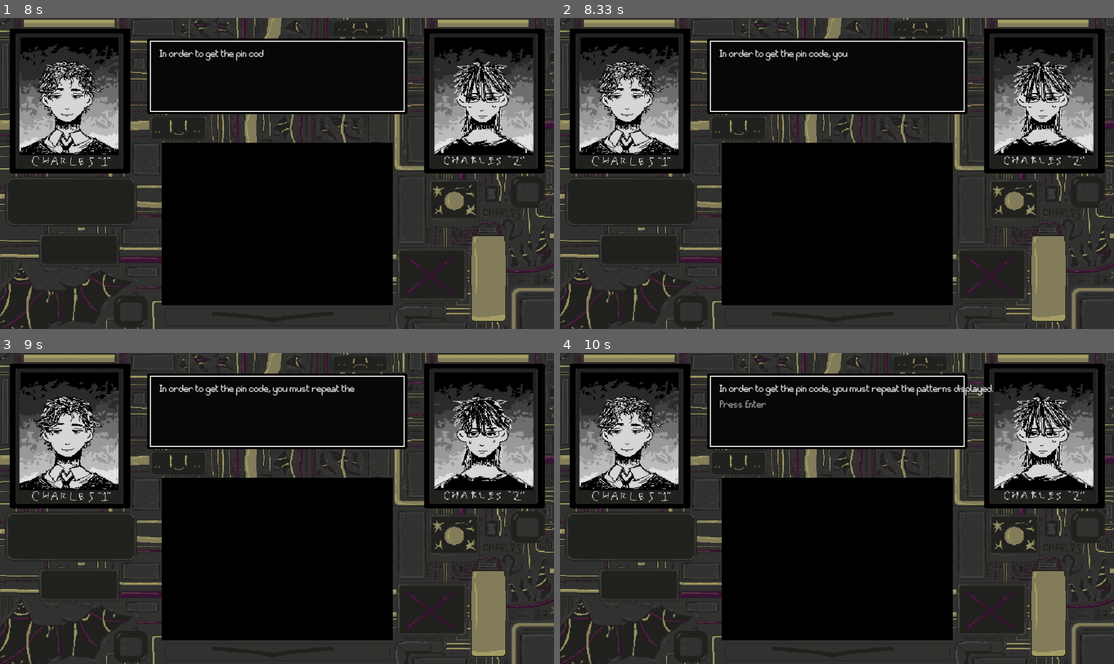
Above: before the commit, frames 1-4 (two rows, left to right).
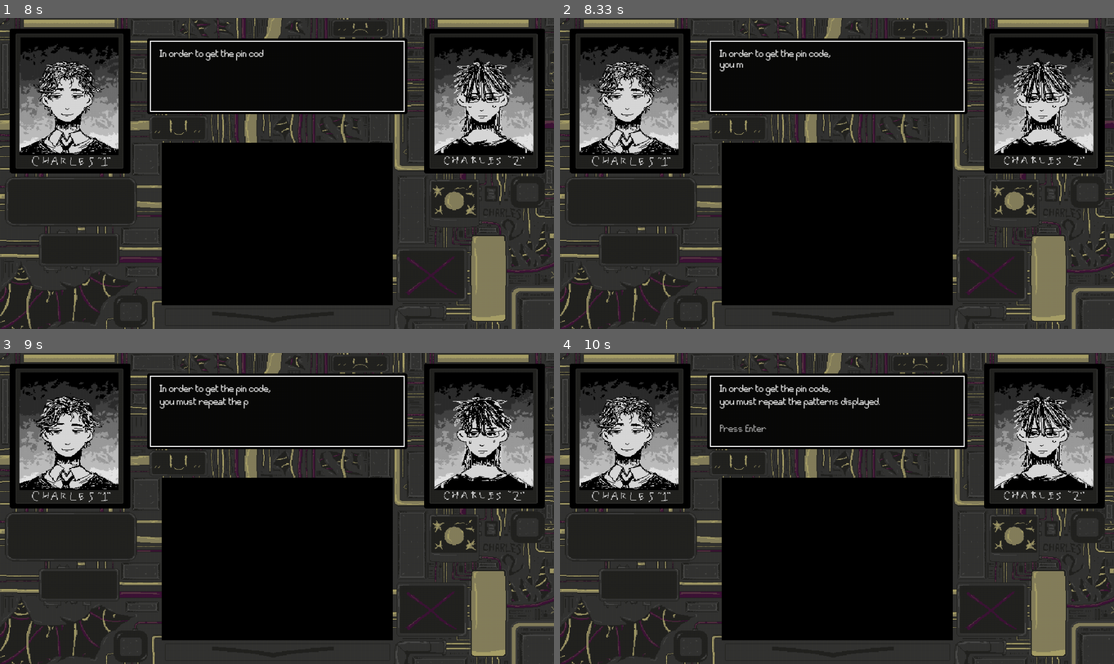
Above: after the commit, the same moments.

Repository: charles-kahlenberg/Bomb-defusal
Game: pygame game, started from keypad_intro.py
Two runs of this game, one before a commit and one after it. Both use one fixed random seed, a clock stepped at 60 frames per second and the inputs below.
Inputs:
- Up to frame 1 (8 s): tap Enter at 1.83, 4.67, 6.07, 6.37, 6.57, 6.87, 7.13 s
- Up to frame 2 (8.33 s): no input
- Up to frame 3 (9 s): no input
- Up to frame 4 (10 s): no input

Frame 1 is identical in both runs. In frame 2, less than 0.1% of the frame differs, in the area x 28-52%, y 10-18%; in frame 3, 0.4%; in frame 4, 0.9%, in the area x 28-79%, y 10-26%.

Commit message:
Update keypad_intro.py

Diff:
--- a/keypad_intro.py
+++ b/keypad_intro.py
@@ -17,6 +17,33 @@
 TEXT_PADDING_X = 18
 TEXT_PADDING_Y = 16
 PROMPT_OFFSET_Y = 45
+LONG_MESSAGE_PROMPT_OFFSET_Y = 90
+TEXT_LINE_SPACING = 24
+
+
+def draw_wrapped_text(surface, font, text, color, x, y, max_width):
+    lines = []
+
+    for paragraph in text.split("\n"):
+        words = paragraph.split(" ")
+        current_line = ""
+
+        for word in words:
+            test_line = word if current_line == "" else current_line + " " + word
+
+            if font.size(test_line)[0] <= max_width:
+                current_line = test_line
+            else:
+                if current_line:
+                    lines.append(current_line)
+                current_line = word
+
+        if current_line:
+            lines.append(current_line)
+
+    for index, line in enumerate(lines):
+        rendered = font.render(line, True, color)
+        surface.blit(rendered, (x, y + index * TEXT_LINE_SPACING))
 
 
 def main(screen=None, clock=None):
@@ -39,7 +66,7 @@
         "Charles is freed from the chair... ",
         "He notices a safe in the corner of the room.",
         "On the safe is a keypad. But it's a strange model.",
-        "In order to get the pin code, \nyou must repeat the patterns displayed.",
+        "In order to get the pin code,\nyou must repeat the patterns displayed.",
         "Repeat the pattern correctly to continue.",
         "But be sure to remember the first number from the pattern",
         "Make too many mistakes and the bomb wins.",
@@ -110,13 +137,23 @@
         border_rect = pygame.Rect(TEXTBOX_X, TEXTBOX_Y, TEXTBOX_WIDTH, TEXTBOX_HEIGHT)
         pygame.draw.rect(screen, (255, 255, 255), border_rect, 2)
 
-        snip = font.render(message[0:counter // speed], True, "white")
-        screen.blit(snip, (TEXTBOX_X + TEXT_PADDING_X, TEXTBOX_Y + TEXT_PADDING_Y))
+        typed_text = message[0:counter // speed]
+        draw_wrapped_text(
+            screen,
+            font,
+            typed_text,
+            "white",
+            TEXTBOX_X + TEXT_PADDING_X,
+            TEXTBOX_Y + TEXT_PADDING_Y,
+            TEXTBOX_WIDTH - TEXT_PADDING_X * 2
+        )
 
         if done and active_message < len(messages) - 1:
             prompt_text = "Press Button" if RPi else "Press Enter"
             prompt = font.render(prompt_text, True, (180, 180, 180))
-            screen.blit(prompt, (TEXTBOX_X + TEXT_PADDING_X, TEXTBOX_Y + PROMPT_OFFSET_Y))
+
+            prompt_offset_y = LONG_MESSAGE_PROMPT_OFFSET_Y if active_message == 3 else PROMPT_OFFSET_Y
+            screen.blit(prompt, (TEXTBOX_X + TEXT_PADDING_X, TEXTBOX_Y + prompt_offset_y))
 
         pygame.display.flip()
         clock.tick(24)
